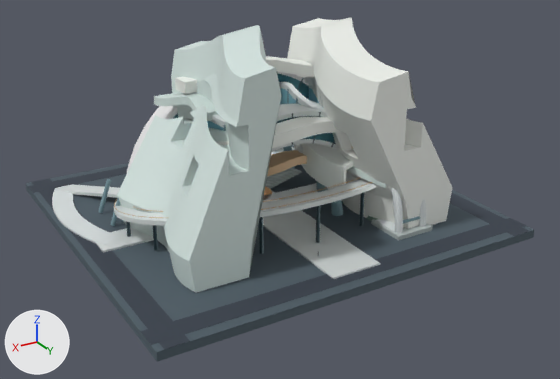
What one commit did to the glTF model artifacts/g4c7-a11/a11_megafissure_inhabited_cliffs.glb.
One viewpoint serves both versions: a 50 mm lens placed at (174.0, 306.0, 159.0), pointed at (0.0, 16.0, 14.0). Every picture has the same lights, and +X, +Y and +Z are marked at lower left. The older version comes first. Where no turn or scale is listed for an object, it has been applied to the vertices. Vertices at exactly the same position are counted once.

In view in the first picture: 'A10_WEST_INHABITED_FAULT_SHELL', 'A11_EAST_OCCUPIED_STRATUM_2', 'A11_EAST_SKY_FOLD_REAL_VOID', 'A11_HIGH_CREST_TRANSECT', 'A11_LOW_FAULT_SKY_BOULEVARD', 'A11_WEST_FAULT_ESCARPMENT_REAL_VOID', 'A11_WEST_OCCUPIED_STRATUM_0', 'A7_APPROACH_CURVED_DECK', 'Continuous elliptical public promenade', 'District base', 'E-W road.001', 'N-S road.001', 'Public ground, continuous E-W axis', 'Public ground, continuous N-S axis' and 40 more.
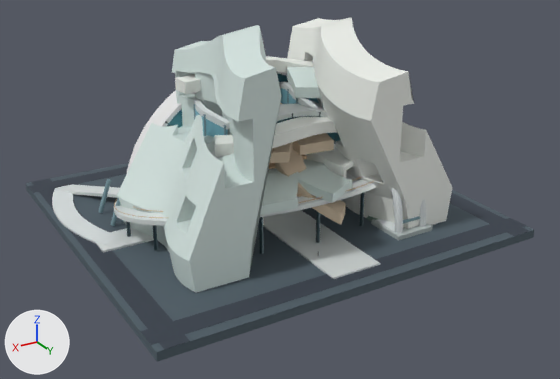
Edits to the bpy script that builds the scene:
```text
Change me_a11_west_fault_escarpment_real_void:
    remove me_a11_west_fault_escarpment_real_void.from_pydata(...)  # 1492 vertices, 3000 faces; spans x -71.3..-8.8, y -25.0..61.0, z 0.3..90.1
    add me_a11_west_fault_escarpment_real_void.from_pydata(...)  # 1989 vertices, 4006 faces; spans x -71.3..-8.8, y -25.0..61.0, z 0.3..90.1
    me_a11_west_fault_escarpment_real_void part 1: 217 vertices moved from x -60.9..-17.3, y -25.0..61.0, z 34.5..62.9 to x -60.1..-16.0, y -25.0..61.0, z 36.0..66.6; 565 vertices removed from x -61.2..-16.9, y -25.0..61.0, z 34.5..68.0; 1062 vertices added at x -60.7..-16.0, y -25.0..61.0, z 23.5..70.0
Change me_a11_west_occupied_stratum_0:
    remove me_a11_west_occupied_stratum_0.from_pydata(...)  # 180 vertices, 356 faces; spans x -44.8..-23.9, y 9.8..54.2, z 21.9..29.0
    add me_a11_west_occupied_stratum_0.from_pydata(...)  # 180 vertices, 356 faces; spans x -26.7..6.2, y 6.7..57.1, z 22.7..31.0
    me_a11_west_occupied_stratum_0 part 2: 180 of 180 vertices moved; they spanned x -44.8..-23.9, y 9.8..54.2, z 21.9..29.0 and now span x -26.7..6.2, y 6.7..57.1, z 22.7..31.0; mean shift (25.8, 0.5, 1.4)
Change me_a11_west_occupied_stratum_1:
    remove me_a11_west_occupied_stratum_1.from_pydata(...)  # 180 vertices, 356 faces; spans x -48.4..-26.2, y -1.8..37.7, z 34.6..42.0
    add me_a11_west_occupied_stratum_1.from_pydata(...)  # 180 vertices, 356 faces; spans x -35.1..1.7, y -5.4..38.0, z 38.3..47.0
    me_a11_west_occupied_stratum_1 part 3: 180 of 180 vertices moved; they spanned x -48.4..-26.2, y -1.8..37.7, z 34.6..42.0 and now span x -35.1..1.7, y -5.4..38.0, z 38.3..47.0; mean shift (21.4, -1.0, 4.4)
Change me_a11_west_occupied_stratum_2:
    remove me_a11_west_occupied_stratum_2.from_pydata(...)  # 180 vertices, 356 faces; spans x -50.3..-32.8, y -16.1..17.4, z 54.3..62.0
    add me_a11_west_occupied_stratum_2.from_pydata(...)  # 180 vertices, 356 faces; spans x -36.3..-9.9, y -18.1..20.9, z 56.9..66.0
    me_a11_west_occupied_stratum_2 part 4: 180 of 180 vertices moved; they spanned x -50.3..-32.8, y -16.1..17.4, z 54.3..62.0 and now span x -36.3..-9.9, y -18.1..20.9, z 56.9..66.0; mean shift (17.4, 0.0, 3.3)
Change me_a11_east_sky_fold_real_void:
    remove me_a11_east_sky_fold_real_void.from_pydata(...)  # 1752 vertices, 3508 faces; spans x 8.8..69.2, y -16.0..60.0, z 0.3..94.1
    add me_a11_east_sky_fold_real_void.from_pydata(...)  # 1916 vertices, 3848 faces; spans x 8.8..69.2, y -16.0..60.0, z 0.3..94.1
    me_a11_east_sky_fold_real_void part 5: 291 vertices moved from x 17.7..59.4, y -16.0..60.0, z 34.5..69.8 to x 16.5..56.6, y -16.0..60.0, z 37.5..73.0; 775 vertices removed from x 17.7..60.0, y -16.0..60.0, z 34.5..72.4; 939 vertices added at x 14.8..65.3, y -16.0..60.0, z 23.5..73.0
Change me_a11_east_occupied_stratum_0:
    remove me_a11_east_occupied_stratum_0.from_pydata(...)  # 180 vertices, 356 faces; spans x 25.9..49.1, y 10.7..52.1, z 21.9..29.0
    add me_a11_east_occupied_stratum_0.from_pydata(...)  # 180 vertices, 356 faces; spans x -1.8..31.8, y 11.4..54.0, z 22.7..31.0
    me_a11_east_occupied_stratum_0 part 6: 180 of 180 vertices moved; they spanned x 25.9..49.1, y 10.7..52.1, z 21.9..29.0 and now span x -1.8..31.8, y 11.4..54.0, z 22.7..31.0; mean shift (-23.1, 0.5, 1.4)
Change me_a11_east_occupied_stratum_1:
    remove me_a11_east_occupied_stratum_1.from_pydata(...)  # 180 vertices, 356 faces; spans x 24.4..45.1, y -2.2..39.2, z 34.6..42.0
    add me_a11_east_occupied_stratum_1.from_pydata(...)  # 180 vertices, 356 faces; spans x -4.8..24.9, y -5.3..41.0, z 38.3..47.0
    me_a11_east_occupied_stratum_1 part 7: 180 of 180 vertices moved; they spanned x 24.4..45.1, y -2.2..39.2, z 34.6..42.0 and now span x -4.8..24.9, y -5.3..41.0, z 38.3..47.0; mean shift (-26.0, -1.0, 4.4)
Change me_a11_east_occupied_stratum_2:
    remove me_a11_east_occupied_stratum_2.from_pydata(...)  # 180 vertices, 356 faces; spans x 28.7..47.5, y -16.2..16.2, z 54.3..62.0
    add me_a11_east_occupied_stratum_2.from_pydata(...)  # 180 vertices, 356 faces; spans x -2.9..24.1, y -19.0..18.9, z 56.9..66.0
    me_a11_east_occupied_stratum_2 part 8: 180 of 180 vertices moved; they spanned x 28.7..47.5, y -16.2..16.2, z 54.3..62.0 and now span x -2.9..24.1, y -19.0..18.9, z 56.9..66.0; mean shift (-28.3, 0.0, 3.3)
Add ob_a11_central_rising_civic_spine:
    ob_a11_central_rising_civic_spine = bpy.data.objects.new('A11_CENTRAL_RISING_CIVIC_SPINE', me_a11_central_rising_civic_spine)  # 436 vertices, 868 faces; spans x -14.2..15.2, y -17.4..58.4, z 11.7..62.0; in mat_material_16 (beige #dac7ad)
    ob_a11_central_rising_civic_spine.location = (0.0, 0.0, 0.0)
```

Where the change shows, as pixel boxes (x1, y1, x2, y2) in the pictures (560 x 379 px; the box of a moved part takes in the faces that stretch with it):
'A11_WEST_OCCUPIED_STRATUM_0', reshaped (mostly hidden before): before (347, 166, 386, 188); after (298, 159, 353, 203)
'A11_EAST_OCCUPIED_STRATUM_0', reshaped (not visible before): after (260, 168, 298, 215)
'A11_CENTRAL_RISING_CIVIC_SPINE', added: after (274, 102, 346, 225)
'A11_WEST_OCCUPIED_STRATUM_2', reshaped (not visible before): after (287, 67, 321, 98)
'A11_EAST_OCCUPIED_STRATUM_2', reshaped (not visible afterwards): before (154, 93, 218, 121)
'A11_WEST_OCCUPIED_STRATUM_1', reshaped (not visible before): after (292, 133, 334, 155)
'A11_EAST_OCCUPIED_STRATUM_1', reshaped (not visible before): after (270, 142, 293, 163)
part 1 of me_a11_west_fault_escarpment_real_void, moved or reshaped: (304, 27, 452, 220) in both
part 5 of me_a11_east_sky_fold_real_void, moved or reshaped: (151, 68, 257, 227) in both
